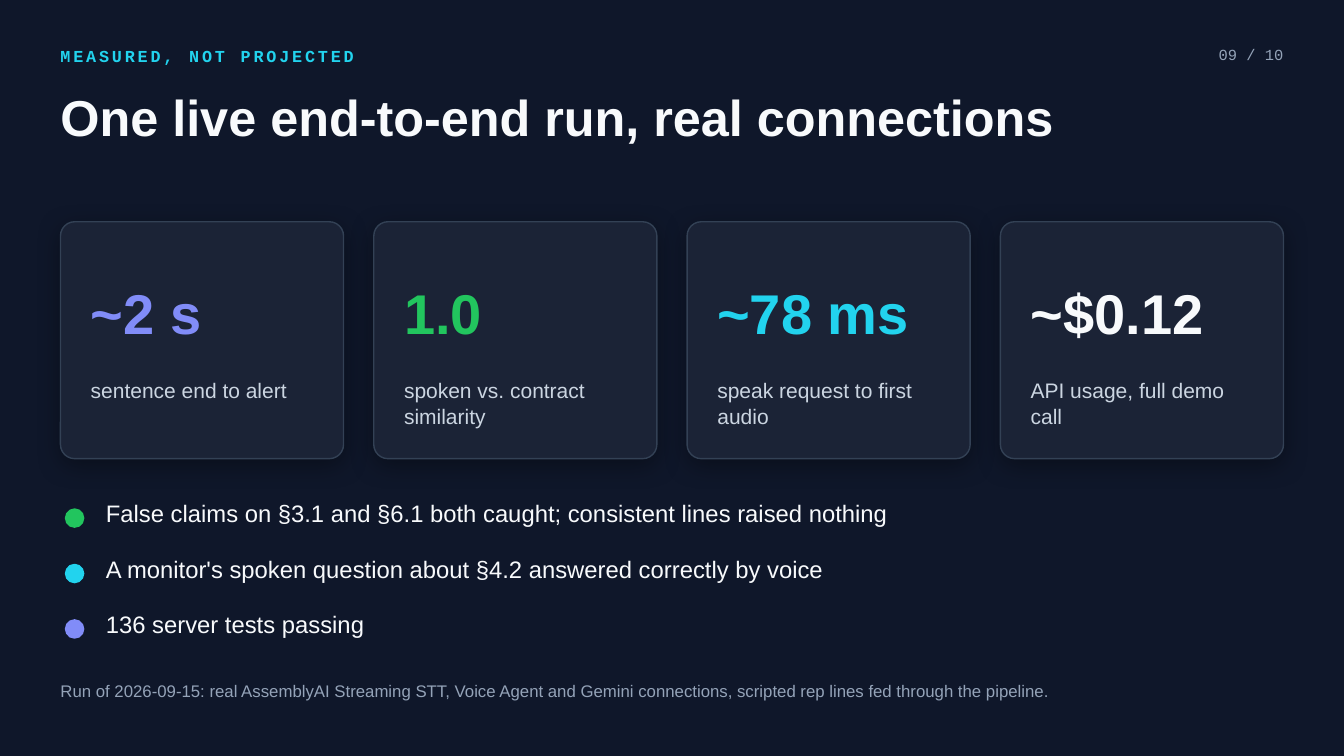
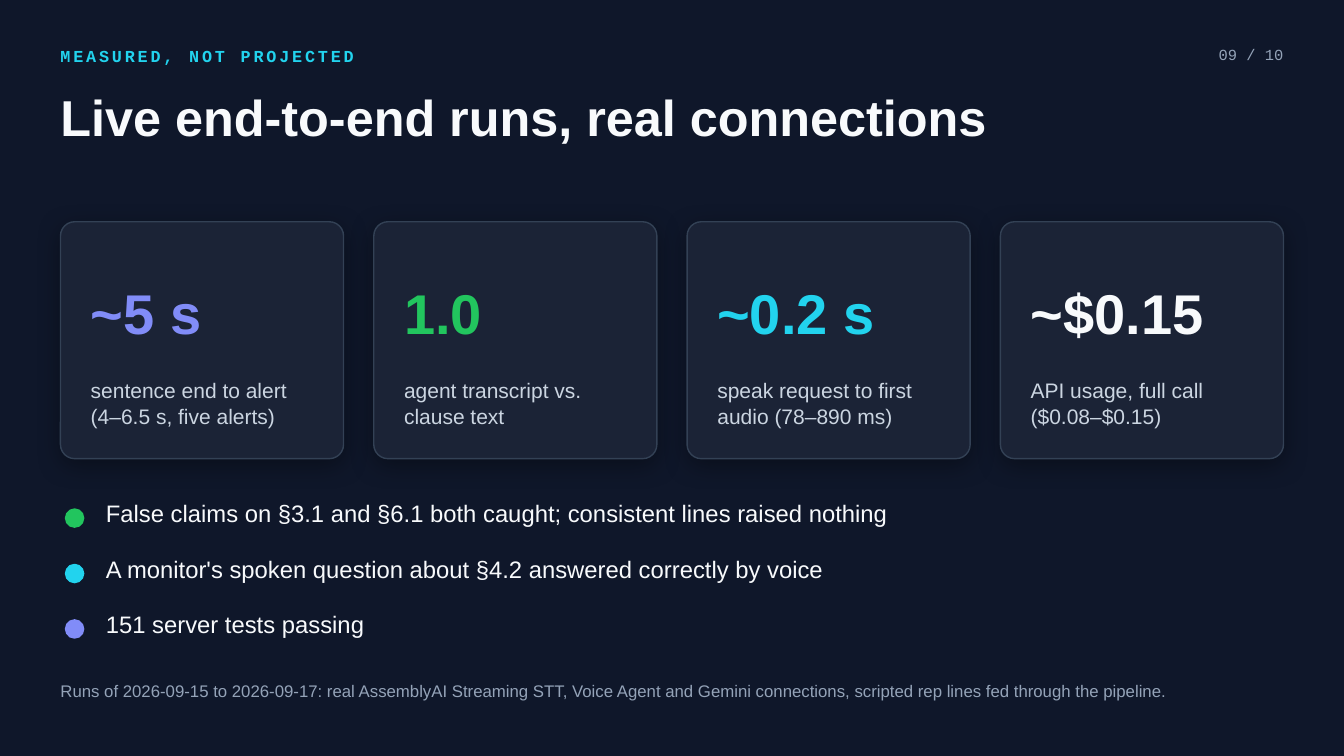
Before and after one commit to ishal1410/clausecatcher, a slide deck: slide 9 of docs/submission/ClauseCatcher.pptx. Drawn at 1344x756 pixels with LibreOffice and Linux fonts; fonts in the diff are those of the drawing. Boxes give left, top, right and bottom in pixels: in the first picture for what was removed or moved away, otherwise in the second. Text is boxed around its words. In the diff, an @@ line names an element or a change of style, - is before the commit and + after.

```diff
--- a/docs/submission/ClauseCatcher.pptx
+++ b/docs/submission/ClauseCatcher.pptx
@@ text at [60,99,987,144]: text changed @@
-One live end-to-end run, real connections
+Live end-to-end runs, real connections
@@ text at [91,295,201,335]: text changed @@
-~2 s
+~5 s
@@ text at [717,295,874,335]: text changed @@
-~78 ms
+~0.2 s
@@ text at [1031,292,1204,338]: text changed @@
-~$0.12
+~$0.15
@@ text at [91,383,287,428]: text changed @@
-sentence end to alert
+sentence end to alert (4–6.5 s, five alerts)
@@ text at [404,383,581,424]: text changed @@
-spoken vs. contract similarity
+agent transcript vs. clause text
@@ text at [717,383,912,428]: text changed @@
-speak request to first audio
+speak request to first audio (78–890 ms)
@@ text at [1031,383,1203,428]: text changed @@
-API usage, full demo call
+API usage, full call ($0.08–$0.15)
@@ text at [106,615,364,638]: text changed @@
-136 server tests passing
+151 server tests passing
@@ text at [60,685,1165,701]: text changed @@
-Run of 2026-09-15: real AssemblyAI Streaming STT, Voice Agent and Gemini connections, scripted rep lines fed through the pipeline.
+Runs of 2026-09-15 to 2026-09-17: real AssemblyAI Streaming STT, Voice Agent and Gemini connections, scripted rep lines fed through the pipeline.
```
Also in this commit, not shown: 2 other slides changed, 13 other files.
